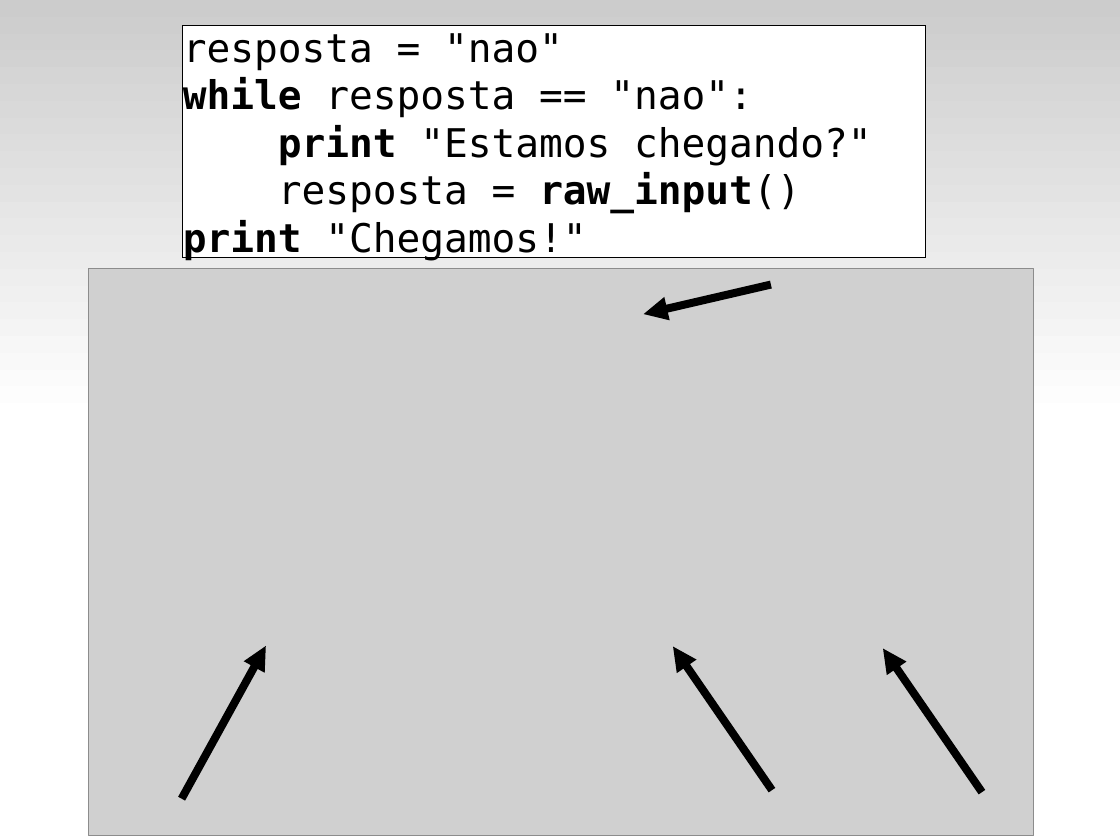
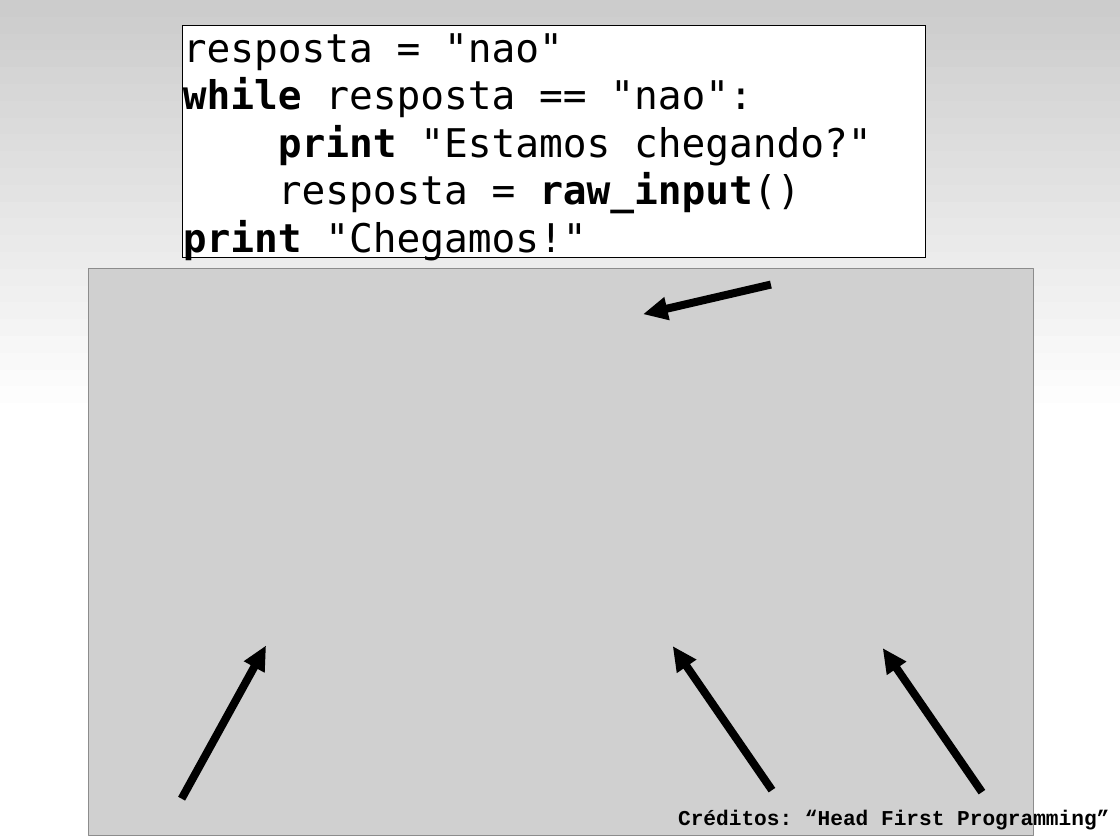
Before and after one commit to fsantanna-uerj/IPD, a slide deck: slide 22 of slides/ipd-03.odp (slide 17 before the commit). Drawn at 1120x840 pixels with LibreOffice and Linux fonts; fonts in the diff are those of the drawing; grey boxes stand for pictures. Boxes give left, top, right and bottom in pixels: in the first picture for what was removed or moved away, otherwise in the second. Text is boxed around its words. In the diff, an @@ line names an element or a change of style, - is before the commit and + after.

```diff
--- a/slides/ipd-03.odp
+++ b/slides/ipd-03.odp
@@ text added at <box>678,810,1109,832</box>, 15 pt, text #000000, bold @@
+Créditos: “Head First Programming”
```
Also in this commit, not shown: 2 other slides changed, 10 slides added, 3 other files.
